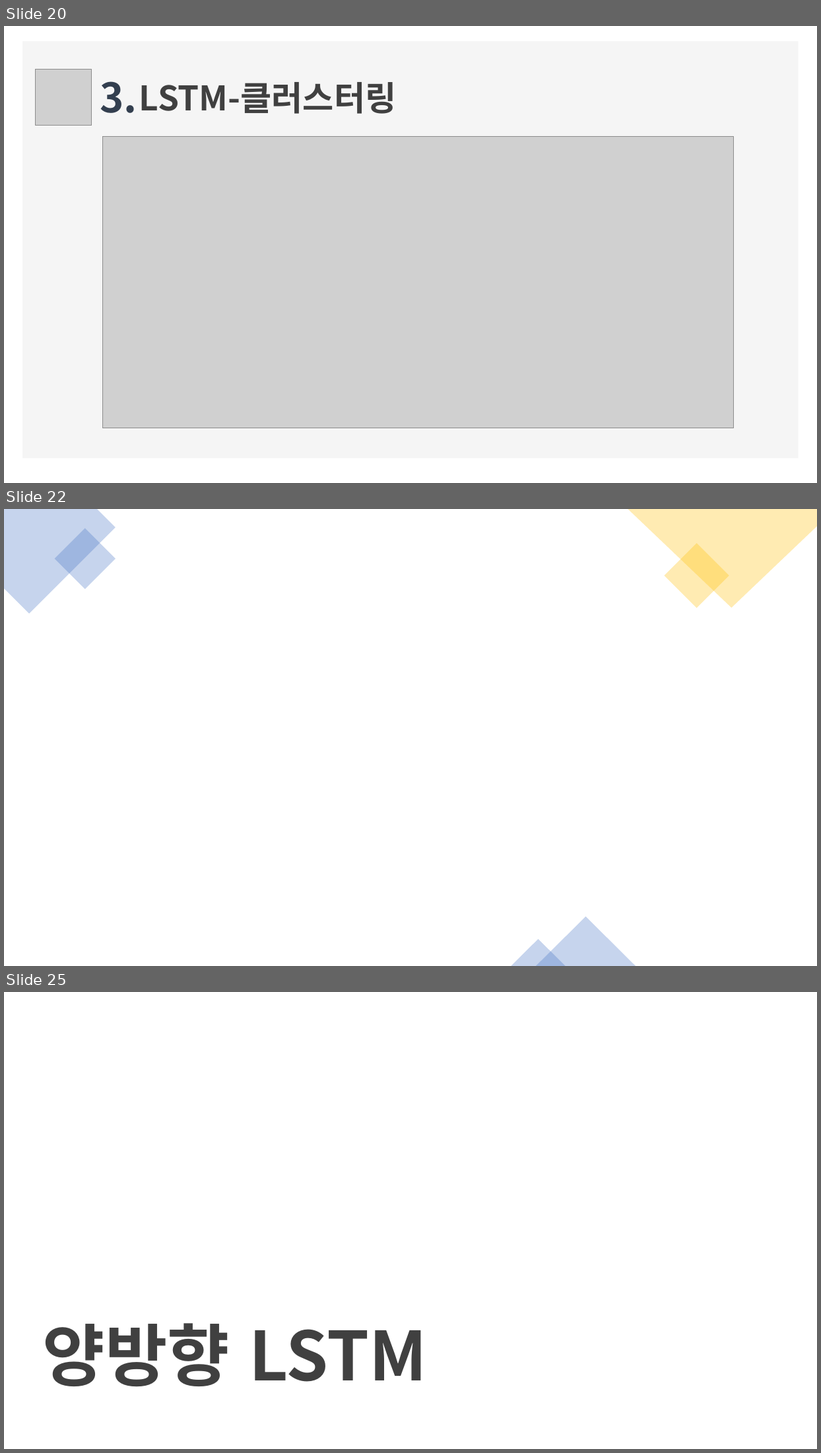
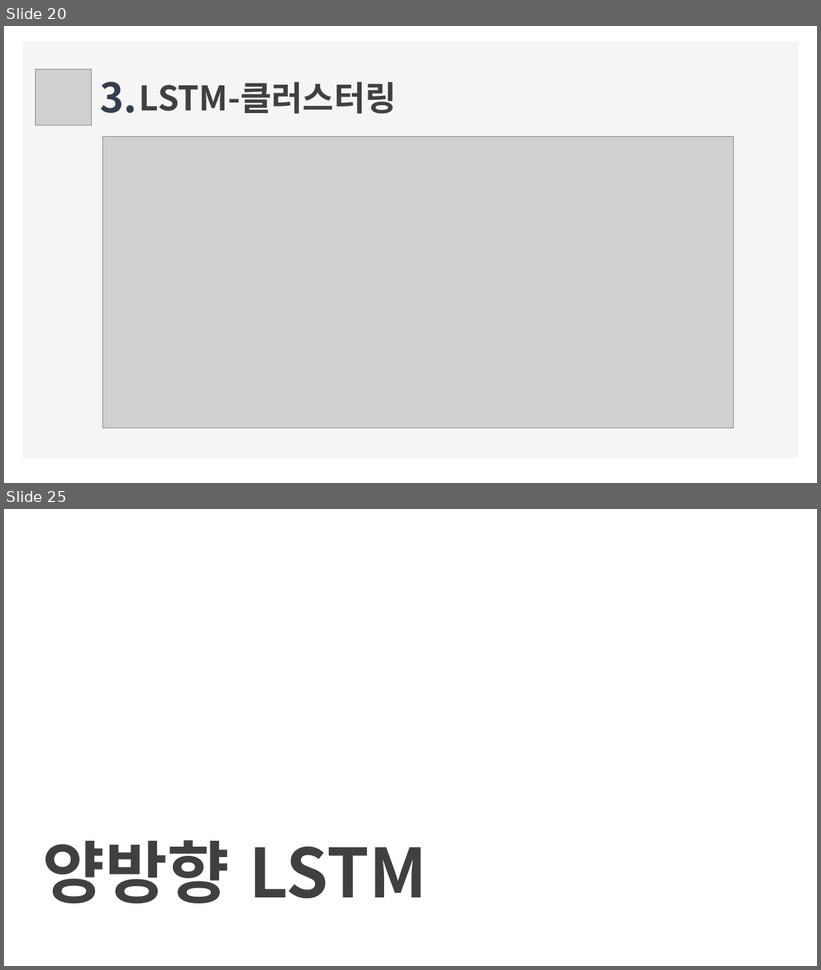
Before and after one commit to squirrelabbit/TIL, a slide deck: 퐈날프로젝트/경기도 부동산프로젝트.pptx. Shown one above the other, each under a label of ours: slides 20, 22 and 25 before the commit, slides 20 and 25 after it; the slides between them are not shown. The pictures are 821x1453 and 821x970 pixels, drawn with LibreOffice and Linux fonts; fonts in the diff are those of the drawing; grey boxes stand for pictures; background and template pictures are left out. Boxes give left, top, right and bottom in pixels: in the first picture for what was removed or moved away, otherwise in the second. Text is boxed around its words. In the diff, an @@ line names an element or a change of style, - is before the commit and + after.

```diff
--- a/퐈날프로젝트/경기도 부동산프로젝트.pptx
+++ b/퐈날프로젝트/경기도 부동산프로젝트.pptx
@@ slide 22 removed at box(4, 509, 817, 966), background #FFFFFF @@
@@ freeform shape removed at box(4, 509, 116, 614) @@
@@ rectangle removed at box(55, 528, 116, 590) @@
@@ freeform shape removed at box(628, 509, 817, 608) @@
@@ rectangle removed at box(664, 543, 729, 608) @@
@@ triangle removed at box(536, 917, 636, 966) @@
@@ triangle removed at box(512, 940, 566, 966) @@
```
Also in this commit, not shown: 17 slides changed, 5 slides added, 6 other slides removed, 14 other files.
